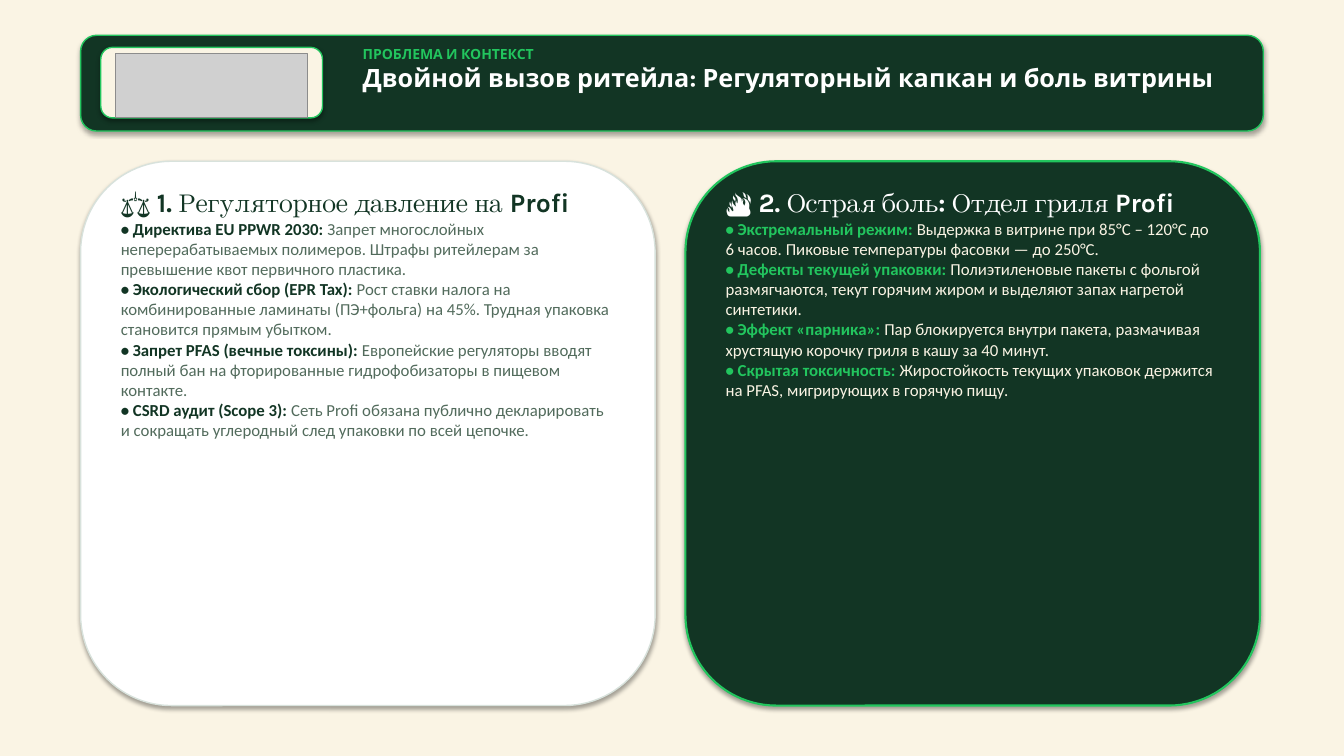
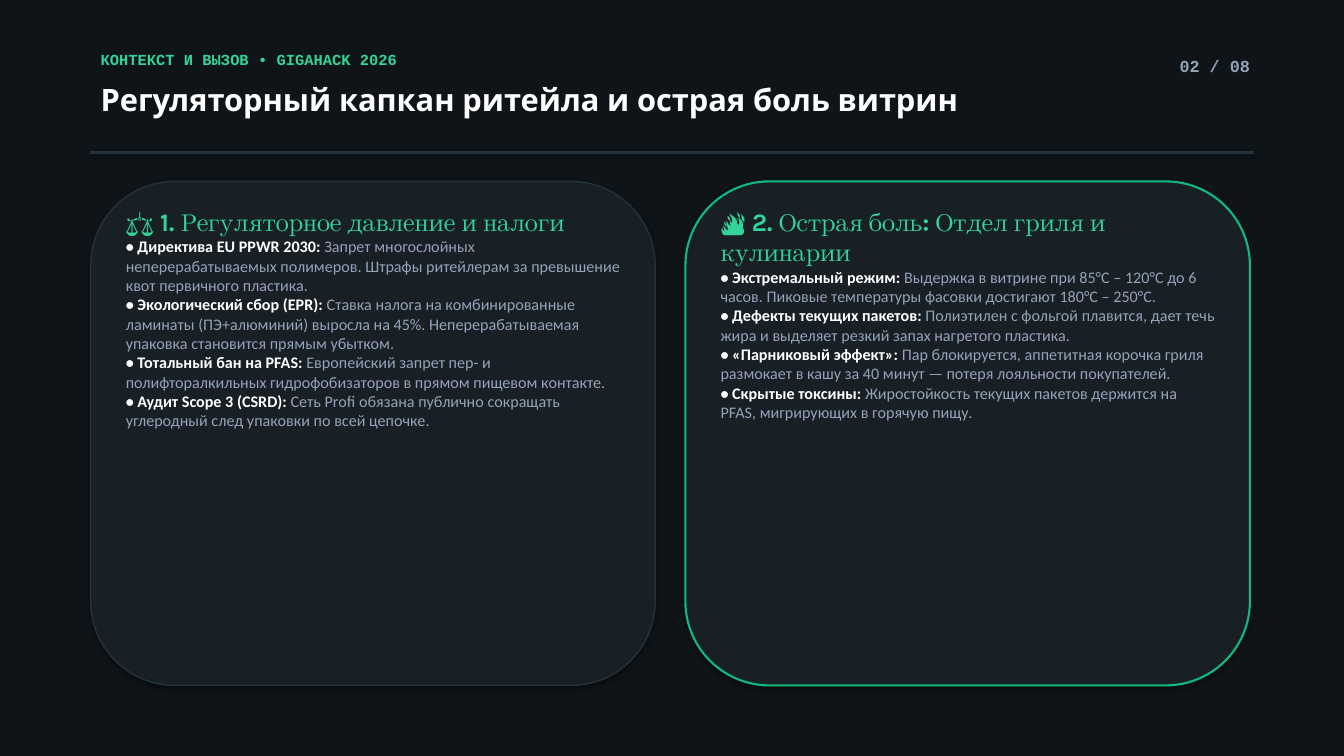
Before and after one commit to lisqrn/Hackaton-202636, a slide deck: slide 2 of PackShift_Profi_Gigahack2026.pptx. Drawn at 1344x756 pixels with LibreOffice and Linux fonts; fonts in the diff are those of the drawing; grey boxes stand for pictures. Boxes give left, top, right and bottom in pixels: in the first picture for what was removed or moved away, otherwise in the second. Text is boxed around its words. In the diff, an @@ line names an element or a change of style, - is before the commit and + after.

Commit message:
feat: complete pure deeptech hackathon deck in dark graphite and neon emerald without website styling

```diff
--- a/PackShift_Profi_Gigahack2026.pptx
+++ b/PackShift_Profi_Gigahack2026.pptx
@@ rectangle at (0,0,1344,756): fill #FAF4E4 to #0F1418; outline #FAF4E4 0.75 pt to #0F1418 0.75 pt @@
@@ rounded rectangle removed at (81,35,1263,131) @@
@@ rounded rectangle removed at (101,47,323,118) @@
@@ text added at (101,54,397,65), 11 pt, text #34D399, bold @@
+КОНТЕКСТ И ВЫЗОВ • GIGAHACK 2026
@@ picture removed at (116,53,308,117) @@
@@ text removed at (363,49,1213,93) @@
-ПРОБЛЕМА И КОНТЕКСТ
-Двойной вызов ритейла: Регуляторный капкан и боль витрины
@@ text added at (101,87,958,119), 22 pt, text #FFFFFF, bold @@
+Регуляторный капкан ритейла и острая боль витрин
@@ text added at (1180,61,1250,72), 12 pt, text #94A3B8, bold @@
+02 / 08
@@ rectangle added at (91,151,1253,153), fill #24323B, outline #24323B 0.75 pt @@
@@ rounded rectangle: place and size @@
-rounded rectangle at (81,161,655,706)
+rounded rectangle at (91,181,655,686)
@@ rounded rectangle at (91,181,655,686): fill #FFFFFF to #182026; outline #D8E2DC 1 pt to #24323B 1 pt @@
@@ text "⚖️ 1. Регуляторное давление и ...": place and size @@
-text "⚖️ 1. Регуляторное давление и ..." at (121,193,609,439)
+text "⚖️ 1. Регуляторное давление и ..." at (126,214,619,429)
@@ rounded rectangle: place and size @@
-rounded rectangle at (686,161,1260,706)
+rounded rectangle at (686,181,1250,686)
@@ rounded rectangle at (686,181,1250,686): fill #123524 to #182026; outline #22C55E 1.5 pt to #10B981 1.5 pt @@
@@ text at (160,214,564,237): text changed; size 19 to 18 pt; text colour #123524 to #34D399 @@
-⚖️ 1. Регуляторное давление на Profi
+⚖️ 1. Регуляторное давление и налоги
@@ text at (721,213,1214,421): text changed; size 12 to 11.5 pt; text colour #FAF4E4 to #94A3B8 @@
-🔥 2. Острая боль: Отдел гриля Profi
-• Экстремальный режим: Выдержка в витрине при 85°C – 120°C до 6 часов. Пиковые температуры фасовки — до 250°C.
-• Дефекты текущей упаковки: Полиэтиленовые пакеты с фольгой размягчаются, текут горячим жиром и выделяют запах нагретой синтетики.
-• Эффект «парника»: Пар блокируется внутри пакета, размачивая хрустящую корочку гриля в кашу за 40 минут.
-• Скрытая токсичность: Жиростойкость текущих упаковок держится на PFAS, мигрирующих в горячую пищу.
+🔥 2. Острая боль: Отдел гриля и кулинарии
+• Экстремальный режим: Выдержка в витрине при 85°C – 120°C до 6 часов. Пиковые температуры фасовки достигают 180°C – 250°C.
+• Дефекты текущих пакетов: Полиэтилен с фольгой плавится, дает течь жира и выделяет резкий запах нагретого пластика.
+• «Парниковый эффект»: Пар блокируется, аппетитная корочка гриля размокает в кашу за 40 минут — потеря лояльности покупателей.
+• Скрытые токсины: Жиростойкость текущих пакетов держится на PFAS, мигрирующих в горячую пищу.
@@ text at (126,241,619,294): size 12 to 11.5 pt in "• Директива EU PPWR 2030: Запрет многослойных ..."; text colour #123524 to #FFFFFF in "• Директива EU PPWR 2030:"; text colour #526B5C to #94A3B8 in "Запрет многослойных неперерабатываемых полимеров. Штрафы рит ..." @@
@@ text at (126,298,605,429): text changed; size 12 to 11.5 pt; text colour #526B5C to #94A3B8 @@
-• Экологический сбор (EPR Tax): Рост ставки налога на комбинированные ламинаты (ПЭ+фольга) на 45%. Трудная упаковка становится прямым убытком.
-• Запрет PFAS (вечные токсины): Европейские регуляторы вводят полный бан на фторированные гидрофобизаторы в пищевом контакте.
-• CSRD аудит (Scope 3): Сеть Profi обязана публично декларировать и сокращать углеродный след упаковки по всей цепочке.
+• Экологический сбор (EPR): Ставка налога на комбинированные ламинаты (ПЭ+алюминий) выросла на 45%. Неперерабатываемая упаковка становится прямым убытком.
+• Тотальный бан на PFAS: Европейский запрет пер- и полифторалкильных гидрофобизаторов в прямом пищевом контакте.
+• Аудит Scope 3 (CSRD): Сеть Profi обязана публично сокращать углеродный след упаковки по всей цепочке.
```
Also in this commit, not shown: 7 other slides changed, 3 other files.
